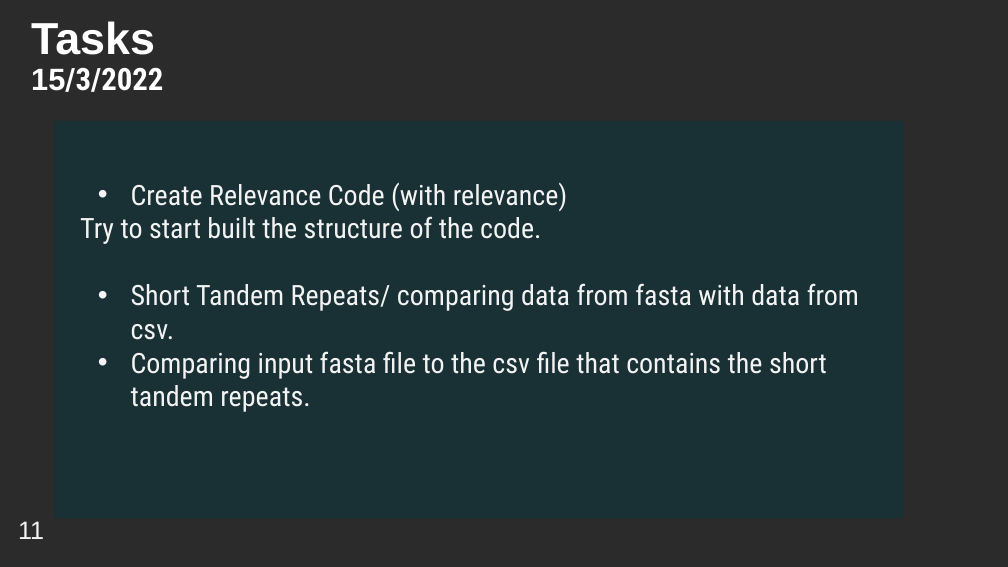
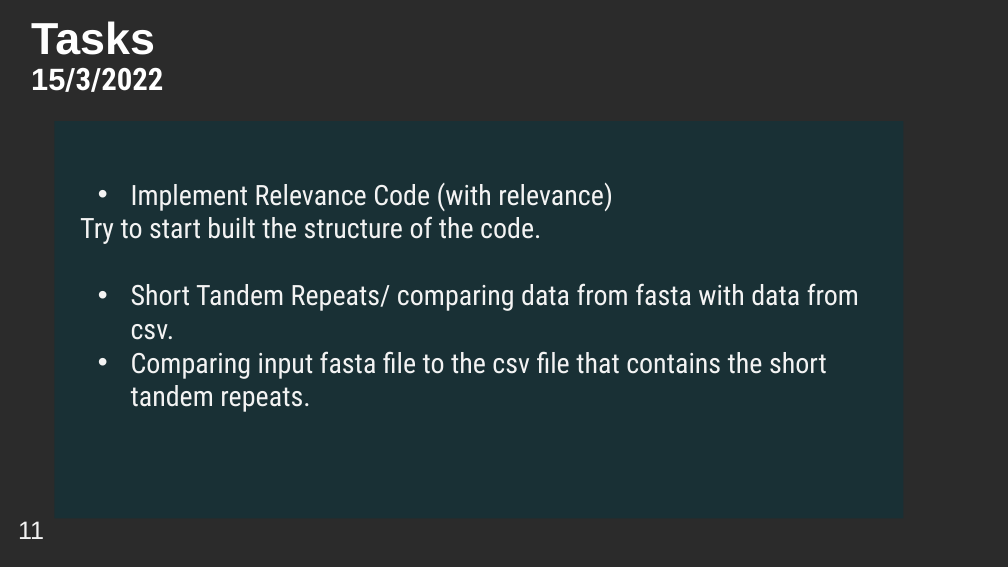
Before and after one commit to YoussifAssem/Genatac, a slide deck: slide 5 of E-Genetics/presentations/Genetcis-protoType.pptx. Drawn at 1008x567 pixels with LibreOffice and Linux fonts; fonts in the diff are those of the drawing; background and template pictures are left out; a plain dark background stands for a picture behind light text. Boxes give left, top, right and bottom in pixels: in the first picture for what was removed or moved away, otherwise in the second. Text is boxed around its words. In the diff, an @@ line names an element or a change of style, - is before the commit and + after.

```diff
--- a/E-Genetics/presentations/Genetcis-protoType.pptx
+++ b/E-Genetics/presentations/Genetcis-protoType.pptx
@@ text in rectangle at [131,183,613,211]: text changed @@
-• Create Relevance Code (with relevance)
+• Implement Relevance Code (with relevance)
```
Also in this commit, not shown: 7 other slides changed, 1 other file.
